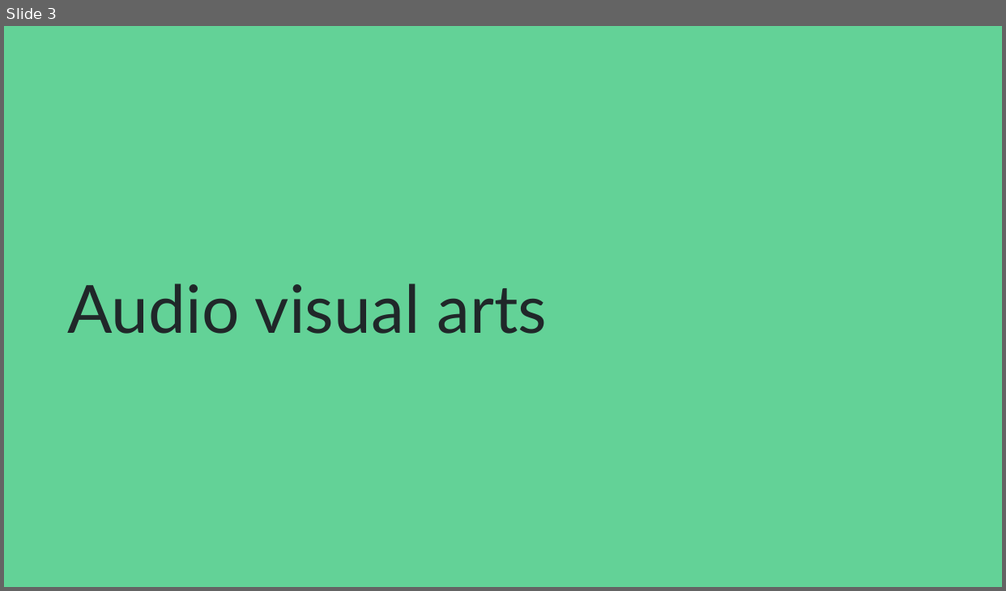
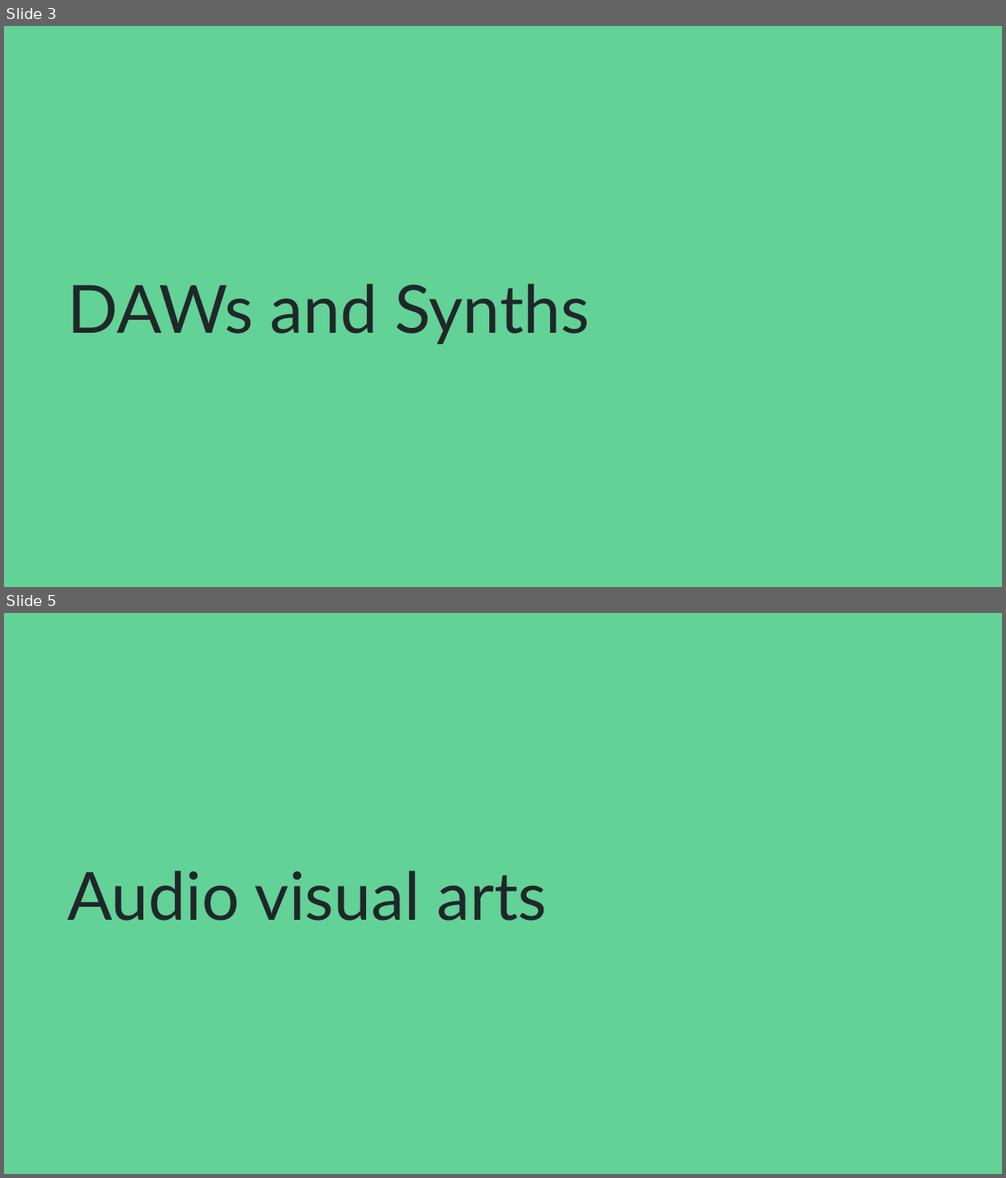
Before and after one commit to jbat100/sonosthesia-website, a slide deck: documents/presentation_2017.odp. Shown one above the other, each under a label of ours: slide 3 before the commit, slides 3 and 5 after it; the slides between them are not shown. The pictures are 1006x591 and 1006x1178 pixels, drawn with LibreOffice and Linux fonts; fonts in the diff are those of the drawing. Boxes give left, top, right and bottom in pixels: in the first picture for what was removed or moved away, otherwise in the second. Text is boxed around its words. In the diff, an @@ line names an element or a change of style, - is before the commit and + after.

```diff
--- a/documents/presentation_2017.odp
+++ b/documents/presentation_2017.odp
@@ slide 3 added at [4, 26, 1002, 587], background #63D297 @@
@@ title added at [67, 284, 590, 344], 48 pt, text #202729 @@
+DAWs and Synths
@@ what was slide 3 is now slide 5 @@
```
Also in this commit, not shown: 4 slides changed, 7 other slides added, 2 slides removed.
